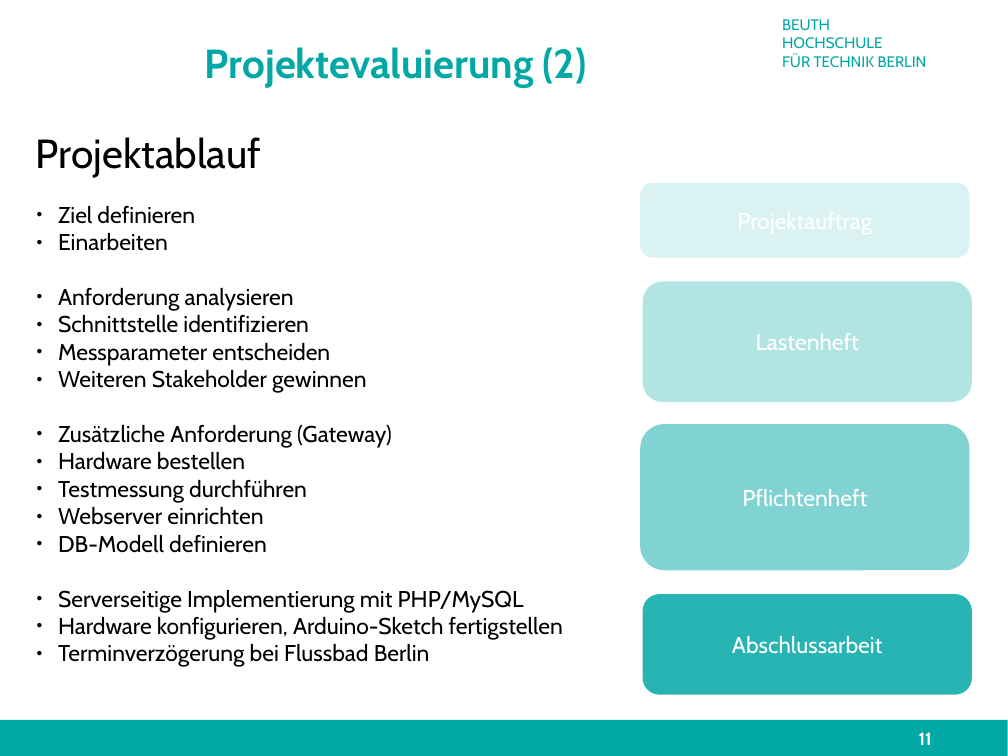
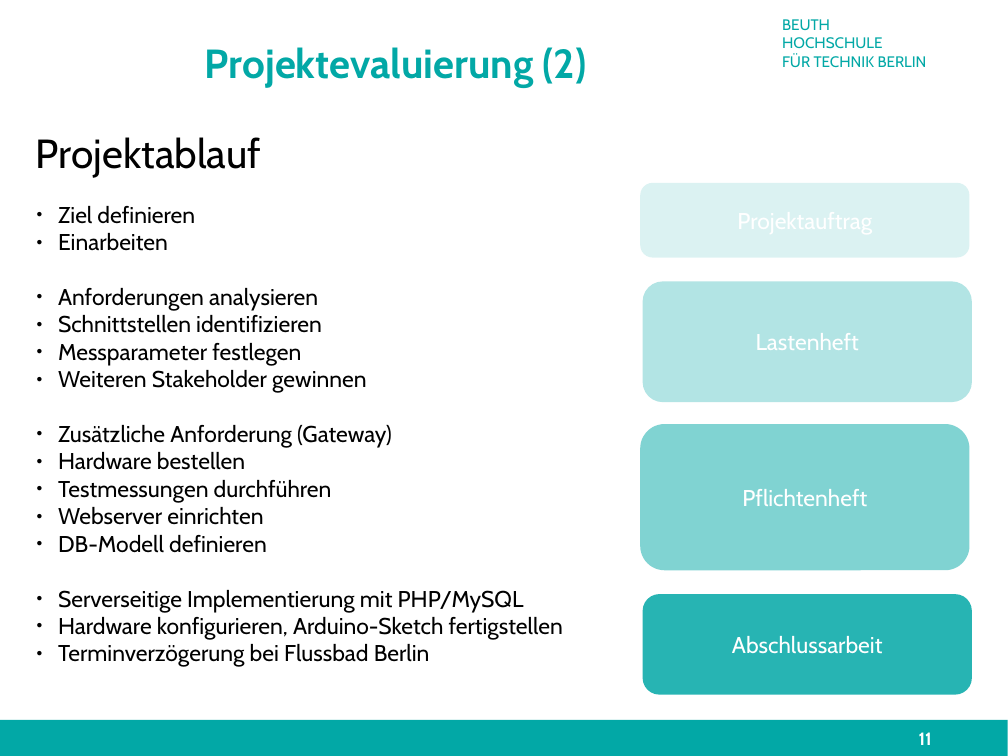
Before and after one commit to technologiestiftung/flussbad, a slide deck: slide 11 of doc/presentation/finalPresentation.odp. Drawn at 1008x756 pixels with LibreOffice and Linux fonts; fonts in the diff are those of the drawing; background and template pictures are left out. Boxes give left, top, right and bottom in pixels: in the first picture for what was removed or moved away, otherwise in the second. Text is boxed around its words. In the diff, an @@ line names an element or a change of style, - is before the commit and + after.

```diff
--- a/doc/presentation/finalPresentation.odp
+++ b/doc/presentation/finalPresentation.odp
@@ text at [58, 288, 322, 366]: text changed @@
-● Anforderung analysieren
-● Schnittstelle identifizieren
-● Messparameter entscheiden
+● Anforderungen analysieren
+● Schnittstellen identifizieren
+● Messparameter festlegen
@@ text at [58, 480, 332, 503]: text changed @@
-● Testmessung durchführen
+● Testmessungen durchführen
```
Also in this commit, not shown: 8 other slides changed.
